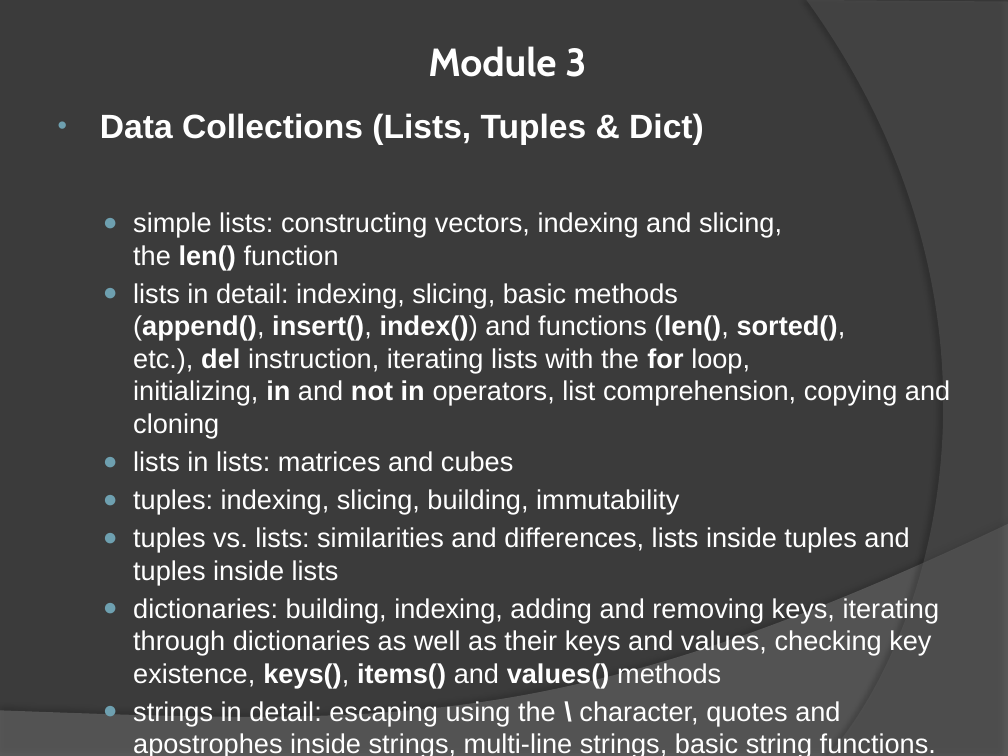
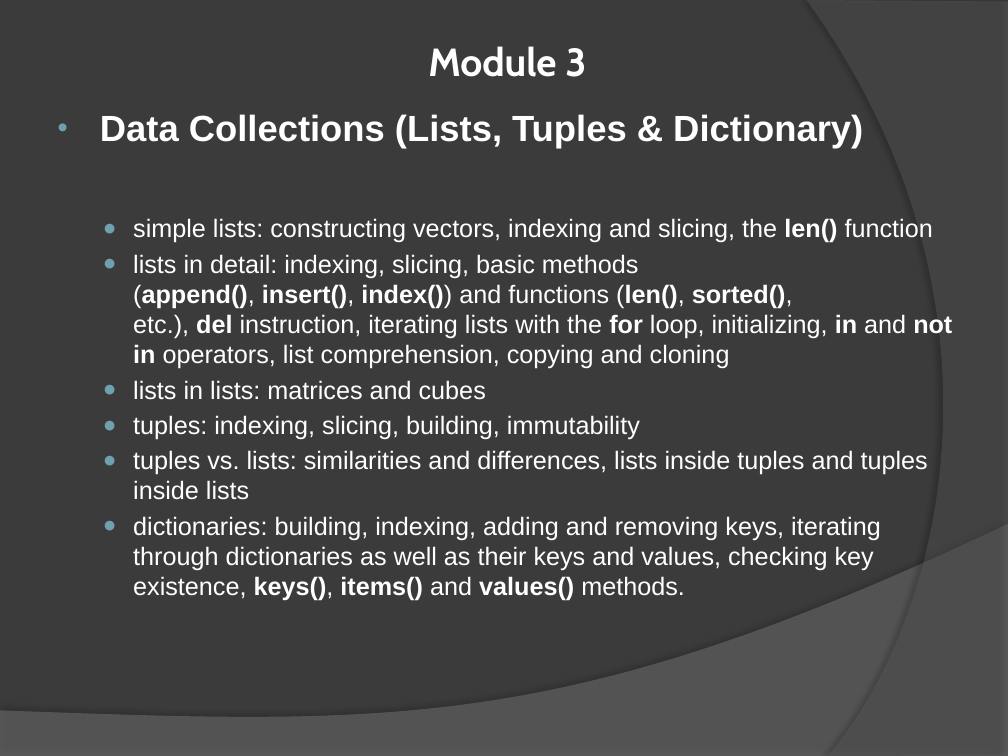
Before and after one commit to AsipiRavi2/pythonforbeginners, a slide deck: slide 4 of curriculum.pptx. Drawn at 1008x756 pixels with LibreOffice and Linux fonts; fonts in the diff are those of the drawing. Boxes give left, top, right and bottom in pixels: in the first picture for what was removed or moved away, otherwise in the second. Text is boxed around its words. In the diff, an @@ line names an element or a change of style, - is before the commit and + after.

Commit message:
module 3 addition

```diff
--- a/curriculum.pptx
+++ b/curriculum.pptx
@@ text at (100, 114, 863, 149): text changed; size 24.1 to 26 pt @@
-• Data Collections (Lists, Tuples & Dict)
+• Data Collections (Lists, Tuples & Dictionary)
@@ text at (133, 218, 952, 500): size 19.4 to 18 pt in "simple lists: constructing vectors, indexing and slicing, ...", "lists in detail: indexing, slicing, basic methods ...", "lists in lists: matrices and cubes", "tuples: indexing, slicing, building, immutability" and 1 more places @@
@@ text at (133, 516, 881, 601): text changed; size 19.4 to 18 pt @@
-  ● dictionaries: building, indexing, adding and removing keys, iterating through dictionaries as well as their keys and values, checking key existence, keys(), items() and values() methods
-  ● strings in detail: escaping using the \ character, quotes and apostrophes inside strings, multi-line strings, basic string functions.
+  ● dictionaries: building, indexing, adding and removing keys, iterating through dictionaries as well as their keys and values, checking key existence, keys(), items() and values() methods.
```
Also in this commit, not shown: 3 other slides changed, 4 other files.
